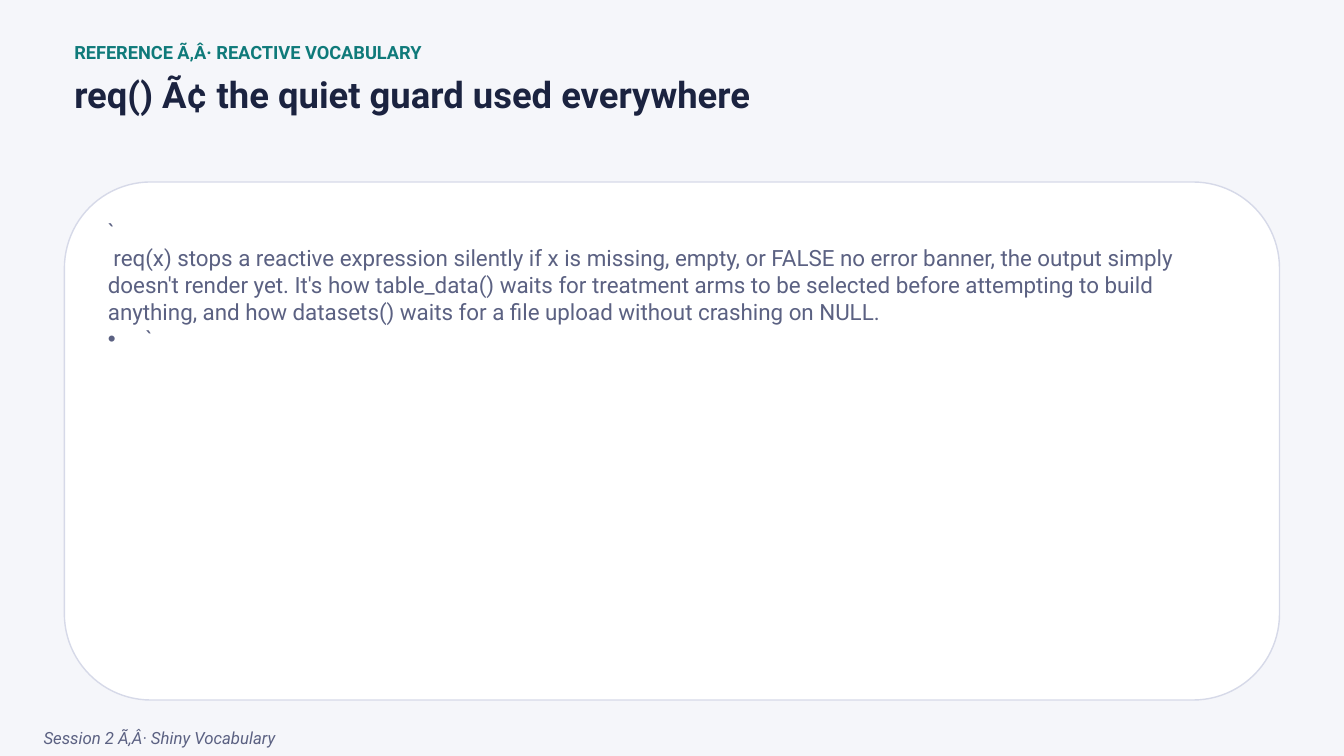
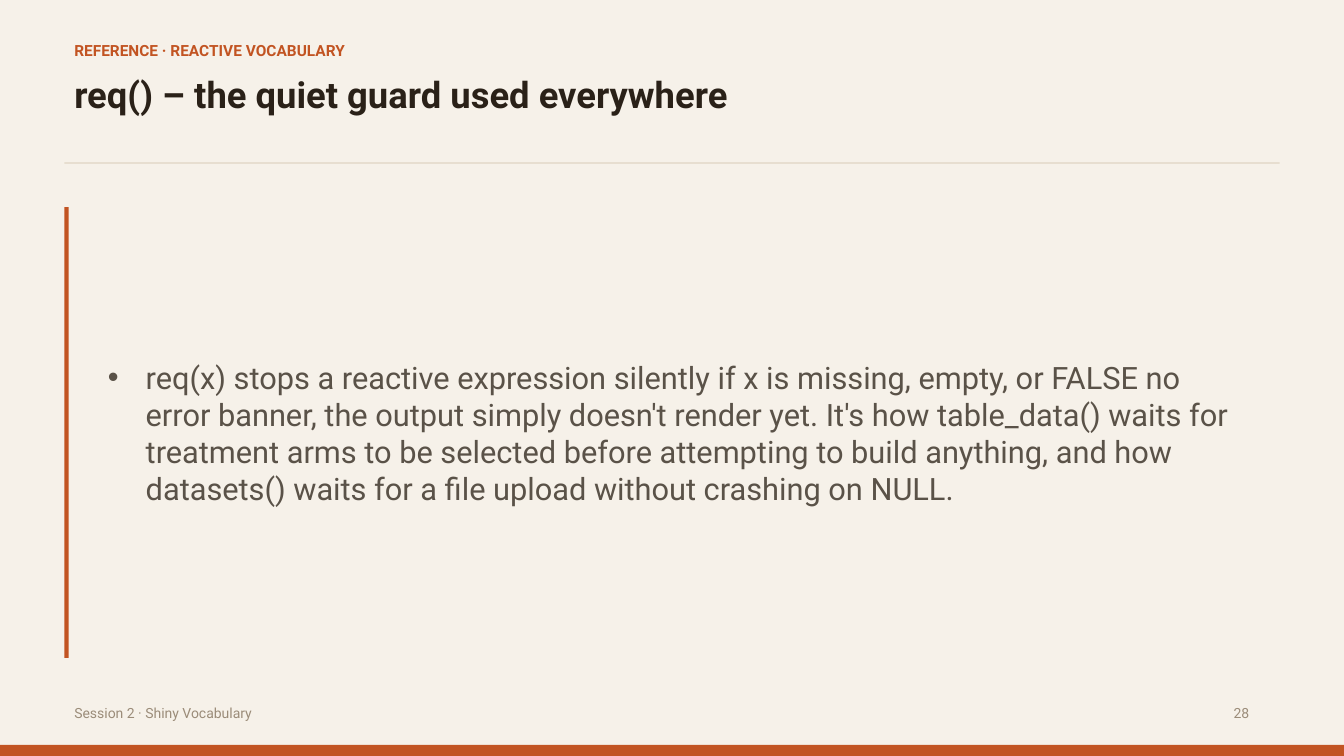
Before and after one commit to itsmdivakaran/IASCT-RShiny-Workshop, a slide deck: slide 27 of IASCT_Shiny_Workshop.pptx (slide 28 before the commit). Drawn at 1344x756 pixels with LibreOffice and Linux fonts; fonts in the diff are those of the drawing. Boxes give left, top, right and bottom in pixels: in the first picture for what was removed or moved away, otherwise in the second. Text is boxed around its words. In the diff, an @@ line names an element or a change of style, - is before the commit and + after.

```diff
--- a/IASCT_Shiny_Workshop.pptx
+++ b/IASCT_Shiny_Workshop.pptx
@@ background #F5F6FA to #F6F1E9 @@
@@ text at [74,45,345,56]: text changed; size 13 to 11 pt; text colour #0F7A7A to #C25422 @@
-REFERENCE Ã‚Â· REACTIVE VOCABULARY
+REFERENCE · REACTIVE VOCABULARY
@@ text at [74,79,728,116]: text changed; text colour #1B2340 to #2A2118 @@
-req() Ã¢ the quiet guard used everywhere
+req() – the quiet guard used everywhere
@@ rectangle added at [65,162,1280,163], fill #E0D5C3 @@
@@ rounded rectangle removed at [65,182,1280,701] @@
@@ rectangle added at [65,208,69,658], fill #C25422 @@
@@ text "req(x) stops a reactive expression ..." at [146,364,1228,507]: vertical alignment top to middle @@
@@ text at [146,364,1228,507]: text changed; size 16 to 22 pt; text colour #5B6182 to #5A5248 @@
-• `
-  req(x) stops a reactive expression silently if x is missing, empty, or FALSE no error banner, the output simply doesn't render yet. It's how table_data() waits for treatment arms to be selected before attempting to build anything, and how datasets() waits for a file upload without crashing on NULL.
-  `
+• req(x) stops a reactive expression silently if x is missing, empty, or FALSE no error banner, the output simply doesn't render yet. It's how table_data() waits for treatment arms to be selected before attempting to build anything, and how datasets() waits for a file upload without crashing on NULL.
@@ text at [74,707,251,721]: text changed; size 12 to 10 pt; text colour #5B6182 to #9B8C79; italic off @@
-Session 2 Ã‚Â· Shiny Vocabulary
+Session 2 · Shiny Vocabulary
@@ text added at [1234,708,1250,718], 10 pt, text #9B8C79 @@
+28
@@ rectangle added at [0,745,1344,756], fill #C25422 @@
```
Also in this commit, not shown: 105 other slides changed, 2 slides removed.
